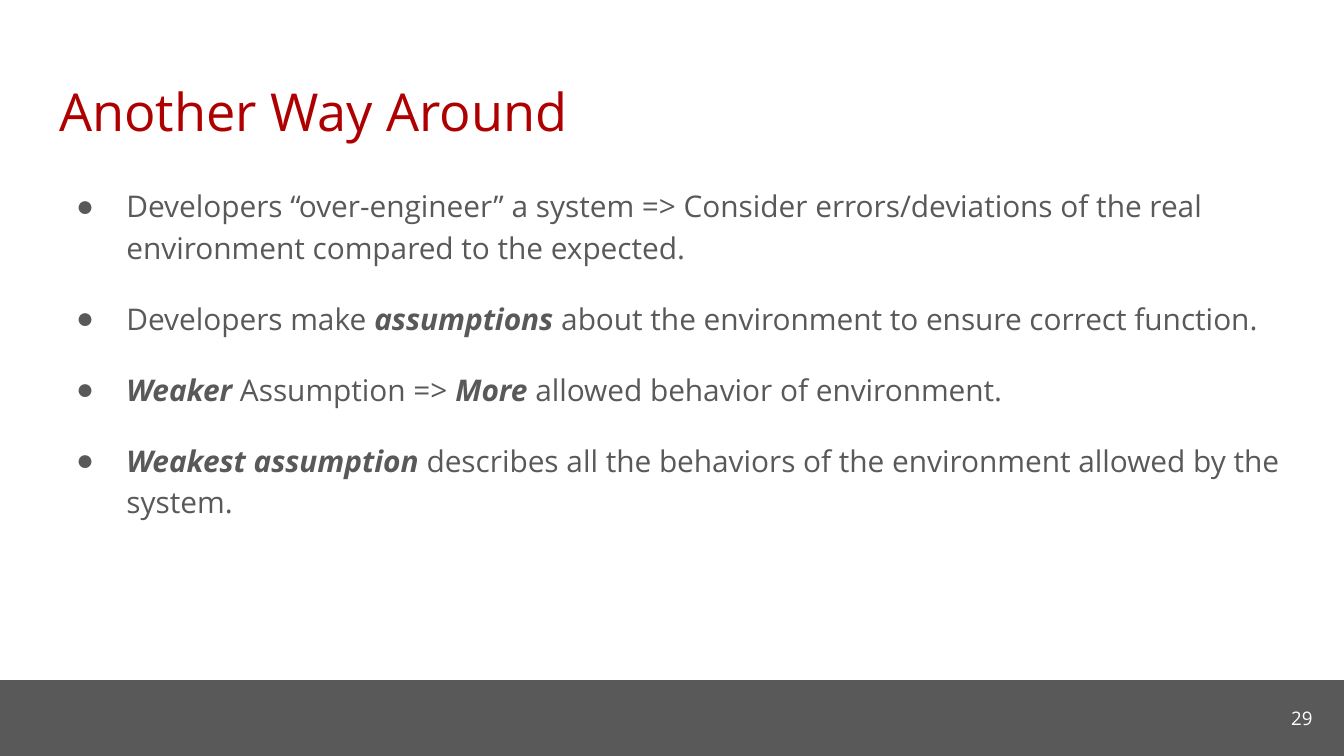
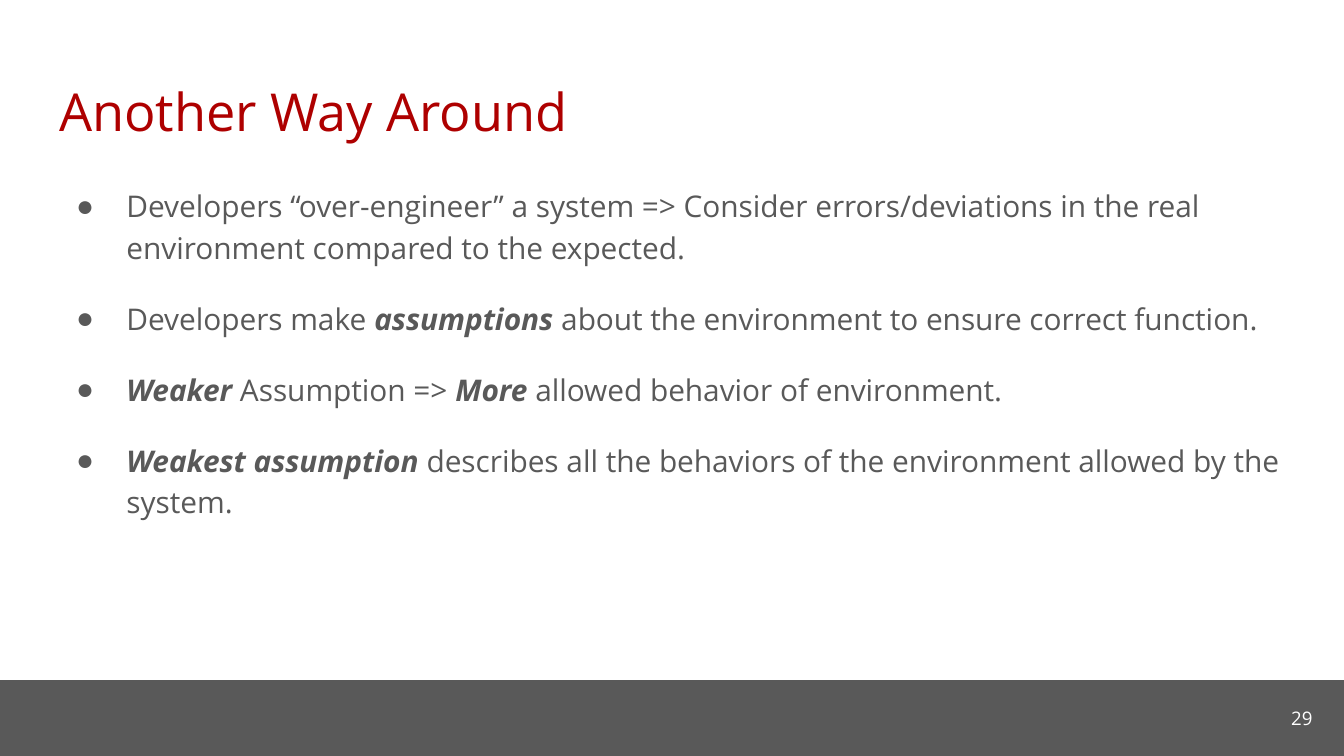
Before and after one commit to cmu-soda/Robustness, a slide deck: slide 29 of Robustness-SSSG.pptx. Drawn at 1344x756 pixels with LibreOffice and Linux fonts; fonts in the diff are those of the drawing; background and template pictures are left out. Boxes give left, top, right and bottom in pixels: in the first picture for what was removed or moved away, otherwise in the second. Text is boxed around its words. In the diff, an @@ line names an element or a change of style, - is before the commit and + after.

```diff
--- a/Robustness-SSSG.pptx
+++ b/Robustness-SSSG.pptx
@@ text at (x1=126, y1=194, x2=1199, y2=266): text changed @@
-● Developers “over-engineer” a system => Consider errors/deviations of the real environment compared to the expected.
+● Developers “over-engineer” a system => Consider errors/deviations in the real environment compared to the expected.
```
Also in this commit, not shown: 3 other slides changed, 2 other files.
